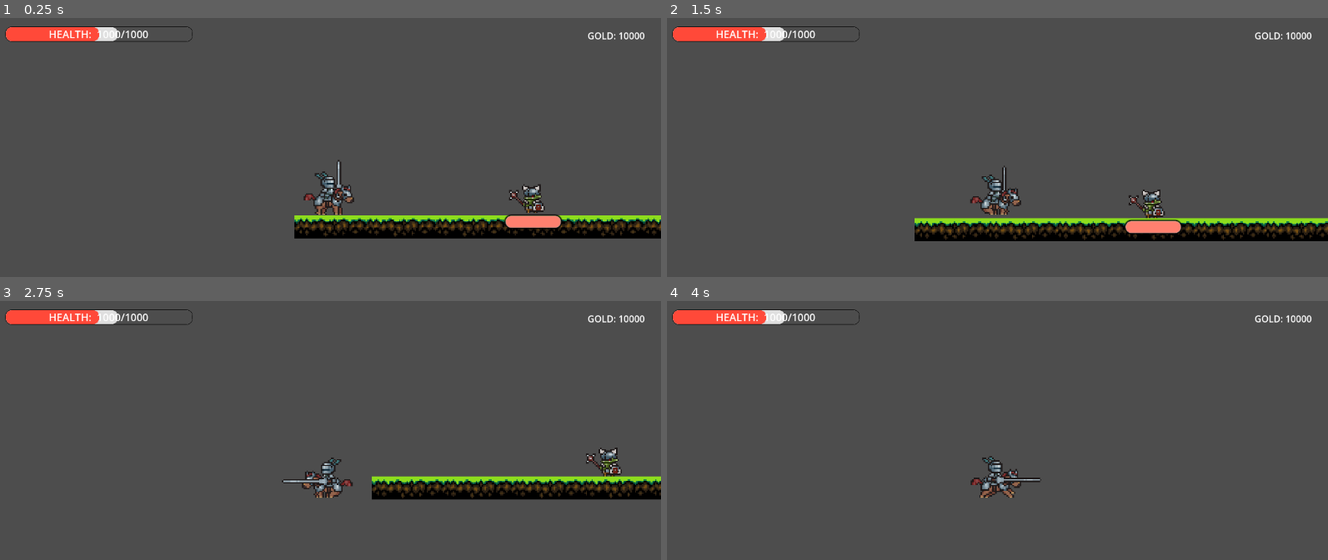
Above: before the commit, frames 1-4 (two rows, left to right).
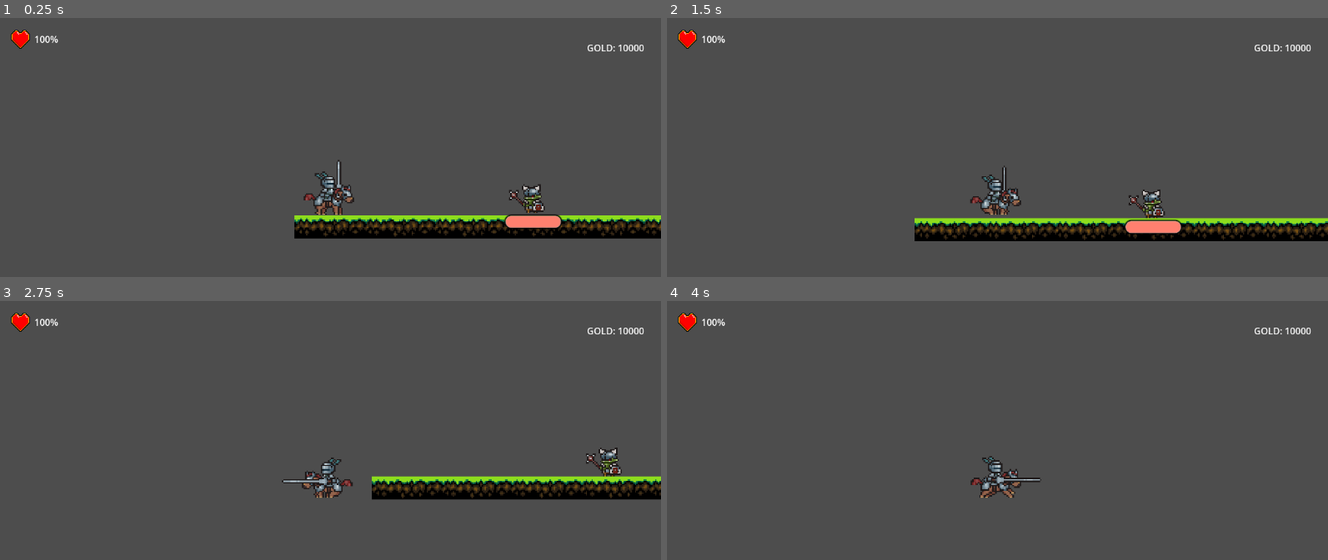
Above: after the commit, the same moments.

Repository: millesjethro/GAME_PROJECT
Game: Godot game, scene res://scene/levels/TestLevel/test_level.tscn
The game is run twice, just before and just after one commit, with the same random seed, the same clock (stepped at 60 frames per second) and the same inputs.
Inputs:
- Up to frame 1 (0.25 s): no input
- Up to frame 2 (1.5 s): hold Right (ui_right) from 0.53 s (still down)
- Up to frame 3 (2.75 s): release Right (ui_right) at 2.03 s; hold Left (ui_left) from 2.03 s (still down)
- Up to frame 4 (4 s): release Left (ui_left) at 2.78 s; hold Right (ui_right) from 2.78 s (still down)

The runs differ from the first frame. In frame 1, 1.5% of the frame differs, in the area x 0-98%, y 3-13%; in frame 2, 1.5%; in frame 3, 1.5%; in frame 4, 1.5%.

Commit message:
Continue Health Indicator

Diff:
--- a/scene/player/MainPlayer.tscn
+++ b/scene/player/MainPlayer.tscn
@@ -185,19 +185,16 @@
 [node name="CanvasLayer" type="CanvasLayer" parent="."]
 
 [node name="PlayerHealthBar" parent="CanvasLayer" instance=ExtResource("6_xfkkd")]
-offset_left = 18.0
-offset_top = 15.0
-offset_right = 342.0
-offset_bottom = 41.0
+position = Vector2(44, 37)
 
 [node name="PlayerShowGold" type="Label" parent="CanvasLayer"]
 anchors_preset = 1
 anchor_left = 1.0
 anchor_right = 1.0
-offset_left = -260.0
-offset_top = 19.0
-offset_right = -28.0
-offset_bottom = 42.0
+offset_left = -261.0
+offset_top = 40.0
+offset_right = -29.0
+offset_bottom = 63.0
 grow_horizontal = 0
 text = "GOLD: 10000"
 horizontal_alignment = 2
@@ -207,6 +204,4 @@
 script = ExtResource("4_xq174")
 player_stats = ExtResource("5_ps0ga")
 
-[node name="Inventory" type="Node" parent="PlayerStats"]
-
 [connection signal="area_entered" from="DealDamage" to="." method="_on_deal_damage_area_entered"]
--- a/scene/ui/player/PlayerHealthBar.tscn
+++ b/scene/ui/player/PlayerHealthBar.tscn
@@ -1,84 +1,99 @@
-[gd_scene load_steps=6 format=3 uid="uid://xxvsmf2f5kxl"]
+[gd_scene load_steps=14 format=3 uid="uid://xxvsmf2f5kxl"]
 
-[ext_resource type="Script" uid="uid://cajd4bf35seta" path="res://scripts/ui/player/player_health_bar.gd" id="1_cj1oy"]
+[ext_resource type="Texture2D" uid="uid://cvsubyvwjs6im" path="res://assets/ui/my_own/heart_animated.png" id="1_cj1oy"]
+[ext_resource type="Script" uid="uid://cajd4bf35seta" path="res://scripts/ui/player/player_health_bar.gd" id="2_1fdgr"]
 
-[sub_resource type="StyleBoxFlat" id="StyleBoxFlat_v7ucx"]
-bg_color = Color(0.6, 0.6, 0.6, 0)
-border_width_left = 1
-border_width_top = 1
-border_width_right = 1
-border_width_bottom = 1
-border_color = Color(0, 0, 0, 1)
-corner_radius_top_left = 10
-corner_radius_top_right = 10
-corner_radius_bottom_right = 10
-corner_radius_bottom_left = 10
+[sub_resource type="AtlasTexture" id="AtlasTexture_1fdgr"]
+atlas = ExtResource("1_cj1oy")
+region = Rect2(0, 0, 32, 32)
 
-[sub_resource type="StyleBoxFlat" id="StyleBoxFlat_cj1oy"]
-bg_color = Color(1, 0.287307, 0.225237, 1)
-border_width_left = 1
-border_width_top = 1
-border_width_right = 1
-border_width_bottom = 1
-border_color = Color(0.8, 0.8, 0.8, 0)
-corner_radius_top_left = 10
-corner_radius_top_right = 10
-corner_radius_bottom_right = 10
-corner_radius_bottom_left = 10
+[sub_resource type="AtlasTexture" id="AtlasTexture_lkgvb"]
+atlas = ExtResource("1_cj1oy")
+region = Rect2(32, 0, 32, 32)
 
-[sub_resource type="StyleBoxEmpty" id="StyleBoxEmpty_1fdgr"]
+[sub_resource type="AtlasTexture" id="AtlasTexture_0mylc"]
+atlas = ExtResource("1_cj1oy")
+region = Rect2(64, 0, 32, 32)
 
-[sub_resource type="StyleBoxFlat" id="StyleBoxFlat_lkgvb"]
-bg_color = Color(0.873298, 0.873298, 0.873298, 1)
-border_width_left = 1
-border_width_top = 1
-border_width_right = 1
-border_width_bottom = 1
-border_color = Color(0.8, 0.8, 0.8, 0)
-corner_radius_top_left = 10
-corner_radius_top_right = 10
-corner_radius_bottom_right = 10
-corner_radius_bottom_left = 10
+[sub_resource type="AtlasTexture" id="AtlasTexture_6ajkb"]
+atlas = ExtResource("1_cj1oy")
+region = Rect2(96, 0, 32, 32)
 
-[node name="PlayerHealthBar" type="ProgressBar"]
-offset_left = 7.0
-offset_top = 7.0
-offset_right = 350.0
-offset_bottom = 34.0
-size_flags_horizontal = 4
-size_flags_vertical = 4
-theme_override_styles/background = SubResource("StyleBoxFlat_v7ucx")
-theme_override_styles/fill = SubResource("StyleBoxFlat_cj1oy")
-value = 50.0
-show_percentage = false
-script = ExtResource("1_cj1oy")
+[sub_resource type="AtlasTexture" id="AtlasTexture_6yuym"]
+atlas = ExtResource("1_cj1oy")
+region = Rect2(128, 0, 32, 32)
 
-[node name="DamageBar" type="ProgressBar" parent="."]
-z_index = -1
-layout_mode = 1
-anchors_preset = 15
-anchor_right = 1.0
-anchor_bottom = 1.0
-grow_horizontal = 2
-grow_vertical = 2
-theme_override_styles/background = SubResource("StyleBoxEmpty_1fdgr")
-theme_override_styles/fill = SubResource("StyleBoxFlat_lkgvb")
-value = 60.0
-show_percentage = false
+[sub_resource type="AtlasTexture" id="AtlasTexture_1e6am"]
+atlas = ExtResource("1_cj1oy")
+region = Rect2(160, 0, 32, 32)
 
-[node name="DamageBarTimer" type="Timer" parent="."]
-wait_time = 0.25
+[sub_resource type="AtlasTexture" id="AtlasTexture_0ctxi"]
+atlas = ExtResource("1_cj1oy")
+region = Rect2(192, 0, 32, 32)
 
-[node name="HealthRemain" type="Label" parent="."]
-layout_mode = 1
-anchors_preset = 15
-anchor_right = 1.0
-anchor_bottom = 1.0
-grow_horizontal = 2
-grow_vertical = 2
-theme_override_font_sizes/font_size = 18
-text = "HEALTH:  1000/1000"
-horizontal_alignment = 1
-vertical_alignment = 1
+[sub_resource type="AtlasTexture" id="AtlasTexture_oc53n"]
+atlas = ExtResource("1_cj1oy")
+region = Rect2(224, 0, 32, 32)
 
-[connection signal="timeout" from="DamageBarTimer" to="." method="_on_damage_bar_timer_timeout"]
+[sub_resource type="AtlasTexture" id="AtlasTexture_powbx"]
+atlas = ExtResource("1_cj1oy")
+region = Rect2(256, 0, 32, 32)
+
+[sub_resource type="AtlasTexture" id="AtlasTexture_myeak"]
+atlas = ExtResource("1_cj1oy")
+region = Rect2(288, 0, 32, 32)
+
+[sub_resource type="SpriteFrames" id="SpriteFrames_h5uba"]
+animations = [{
+"frames": [{
+"duration": 1.0,
+"texture": SubResource("AtlasTexture_1fdgr")
+}, {
+"duration": 1.0,
+"texture": SubResource("AtlasTexture_lkgvb")
+}, {
+"duration": 1.0,
+"texture": SubResource("AtlasTexture_0mylc")
+}, {
+"duration": 1.0,
+"texture": SubResource("AtlasTexture_6ajkb")
+}, {
+"duration": 1.0,
+"texture": SubResource("AtlasTexture_6yuym")
+}, {
+"duration": 1.0,
+"texture": SubResource("AtlasTexture_1e6am")
+}, {
+"duration": 1.0,
+"texture": SubResource("AtlasTexture_0ctxi")
+}, {
+"duration": 1.0,
+"texture": SubResource("AtlasTexture_oc53n")
+}, {
+"duration": 1.0,
+"texture": SubResource("AtlasTexture_powbx")
+}, {
+"duration": 1.0,
+"texture": SubResource("AtlasTexture_myeak")
+}, {
+"duration": 1.0,
+"texture": null
+}],
+"loop": true,
+"name": &"heart_chips",
+"speed": 5.0
+}]
+
+[node name="health" type="AnimatedSprite2D"]
+sprite_frames = SubResource("SpriteFrames_h5uba")
+animation = &"heart_chips"
+frame = 5
+frame_progress = 0.279097
+script = ExtResource("2_1fdgr")
+
+[node name="health_left" type="Label" parent="."]
+offset_left = 24.0
+offset_top = -12.0
+offset_right = 64.0
+offset_bottom = 11.0
+text = "100%"
--- a/scripts/player/PlayerScript.gd
+++ b/scripts/player/PlayerScript.gd
@@ -84,6 +84,8 @@
 			velocity.y = knockback_up
 			is_knockback = true
 
+
+
 func apply_knockback(force: Vector2) -> void:
 	# If your player is a CharacterBody2D
 	velocity = force
--- a/scripts/ui/player/player_health_bar.gd
+++ b/scripts/ui/player/player_health_bar.gd
@@ -1,32 +1,14 @@
-extends ProgressBar
-class_name PlayerHpBar
+extends AnimatedSprite2D
 
-@onready var DamageBar = $DamageBar
-@onready var DamageBarTimer = $DamageBarTimer
-@onready var HealthRemain = $HealthRemain
-var _target_hp: int
+@onready var labelText = $health_left
+var max_hp: int = 0
+func _ready() -> void:
+	set_frame_and_progress(0,0)
 
-# ---------------------
-# Initialize Bars
-# ---------------------
-func init_health(hp: int):
-	max_value = hp
-	value = hp
-	DamageBar.max_value = hp
-	DamageBar.value = hp
-	HealthRemain.text = "HEALTH: %d/%d" % [value, max_value]
-# ---------------------
-# Update Health
-# ---------------------
-func set_health(hp: int):
-	value = hp
-	_target_hp = hp  # store target for DamageBar
-	DamageBarTimer.start() # wait before tweening
-	HealthRemain.text = "HEALTH: %d/%d" % [value, max_value]
+func init_hp(health: int):
+	max_hp = health
+	labelText.text = "100%"
 
-# ---------------------
-# Tween after timer
-# ---------------------
-func _on_damage_bar_timer_timeout() -> void:
-	var tween := get_tree().create_tween()
-	tween.tween_property(DamageBar, "value", _target_hp, 0.5)
+func set_hp(health: int):
+	var hp_left: int = (health/max_hp) * 100
+	labelText.text = [hp_left,"%"]
Binary file added: assets/ui/my_own/heart_animated.png
Not shown, added: assets/ui/my_own/heart_animated.png.import
